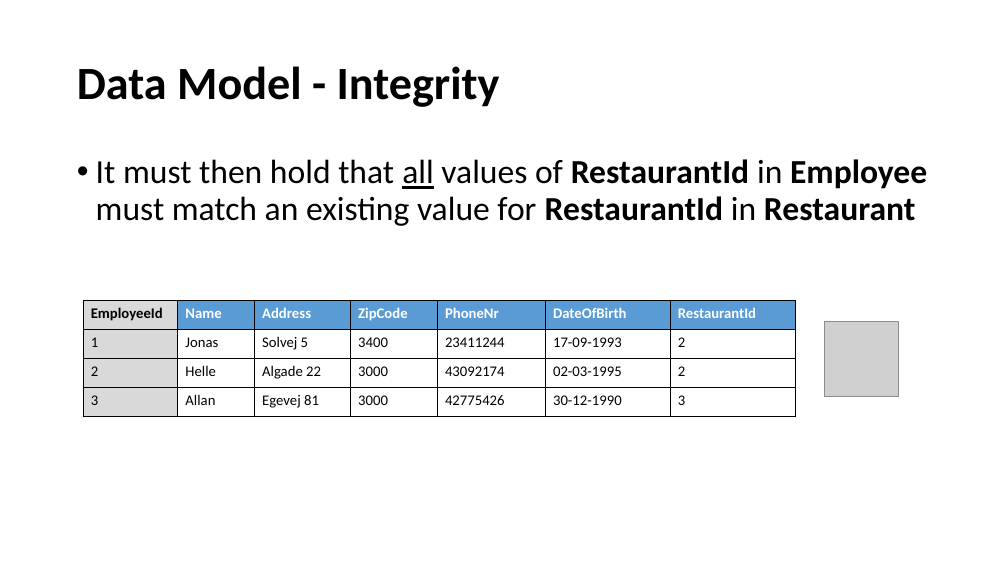
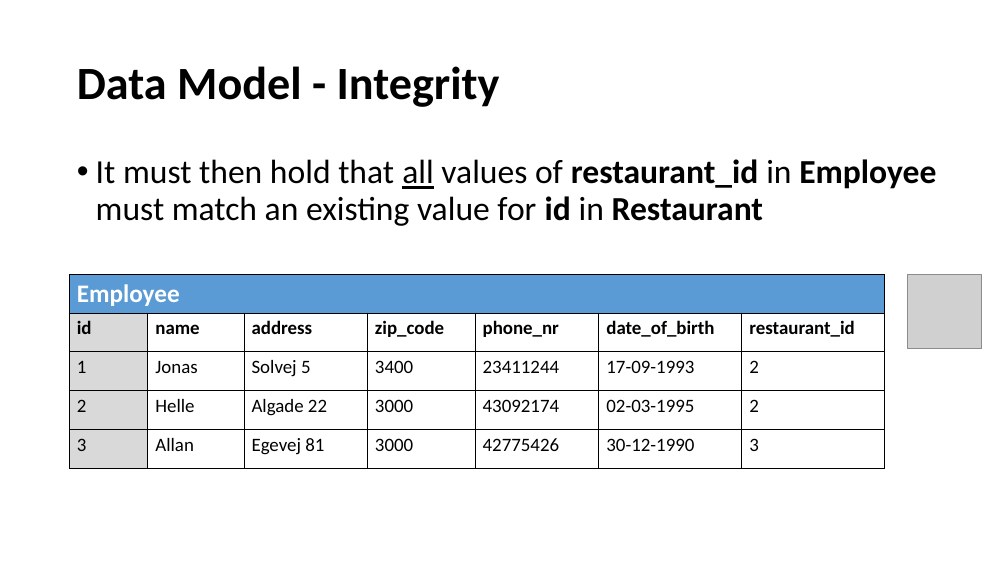
Before and after one commit to perl-easj/OOProg, a slide deck: slide 40 of Chap/DB/Presentations/DBRelationalModel.pptx. Drawn at 1008x567 pixels with LibreOffice and Linux fonts; fonts in the diff are those of the drawing; grey boxes stand for pictures. Boxes give left, top, right and bottom in pixels: in the first picture for what was removed or moved away, otherwise in the second. Text is boxed around its words. In the diff, an @@ line names an element or a change of style, - is before the commit and + after.

Commit message:
Consistency update of DB presentations
Plus DB scripts and a Table template spreadsheet.

```diff
--- a/Chap/DB/Presentations/DBRelationalModel.pptx
+++ b/Chap/DB/Presentations/DBRelationalModel.pptx
@@ text at box(96, 159, 936, 226): text changed @@
-• It must then hold that all values of RestaurantId in Employee must match an existing value for RestaurantId in Restaurant
+• It must then hold that all values of restaurant_id in Employee must match an existing value for id in Restaurant
@@ table at box(70, 274, 885, 469) @@
-row 1: EmployeeId | Name | Address | ZipCode | PhoneNr | DateOfBirth | RestaurantId
+row 1: Employee |  |  |  |  |  | 
+row 2: id | name | address | zip_code | phone_nr | date_of_birth | restaurant_id
@@ table: place and size @@
-table at box(83, 301, 796, 417)
+table at box(70, 274, 885, 469)
@@ picture: place and size @@
-picture at box(824, 321, 898, 395)
+picture at box(907, 274, 982, 349)
```
Also in this commit, not shown: 26 other slides changed, 10 other files.
